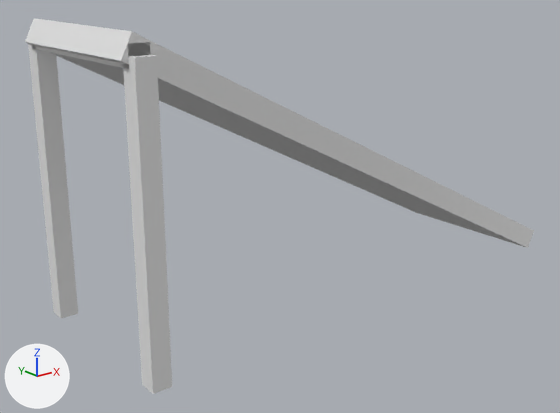
Renders of the FBX model Assets/Models/Tetrominos/Slides/VS2.fbx from each side of a commit.
Camera for both pictures: a 50 mm lens placed at (-2.99, -3.32, 0.35), pointed at (-0.27, 0.07, -1.01). Arrows for +X, +Y and +Z are at lower left; the lights stay in place. Where no turn or scale is listed for an object, it has been applied to the vertices.
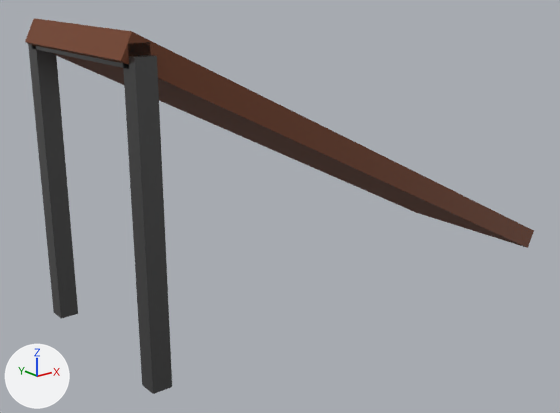
The edits, one by one:
Material 'Metall' (mat_metall) is new.
Its base color is (0.135, 0.135, 0.135) (dark grey #676767).
Its metallic is 0.85.
Its roughness is 0.28.
Material 'Wood' (mat_wood) is new.
Its base color is (0.174, 0.0489, 0.0162) (brown #743e22).
Its roughness is 0.673.
me_cube_019 has 8 vertices, 6 faces and spans x -0.05..0.05, y -0.05..0.05, z -0.75..0.75.
me_cube_019 now uses material mat_metall (dark grey #676767).
me_cube_017 has 8 vertices, 6 faces and spans x -0.05..0.05, y -0.05..0.05, z -0.75..0.75.
me_cube_017 now uses material mat_metall (dark grey #676767).
me_cube_014 has 8 vertices, 6 faces and spans x -1.51..1.51, y -0.5..0.5, z -0.79..0.79.
me_cube_014 now uses material mat_wood (brown #743e22).

Location of each change, [x1, y1, x2, y2] in pixels of the pictures (560 x 413 px):
'Cube.002', recoloured (grey to brown): [25, 18, 534, 248] in both
'Cube.005', recoloured: [123, 55, 172, 394] in both
'Cube.007', recoloured: [28, 44, 78, 319] in both
